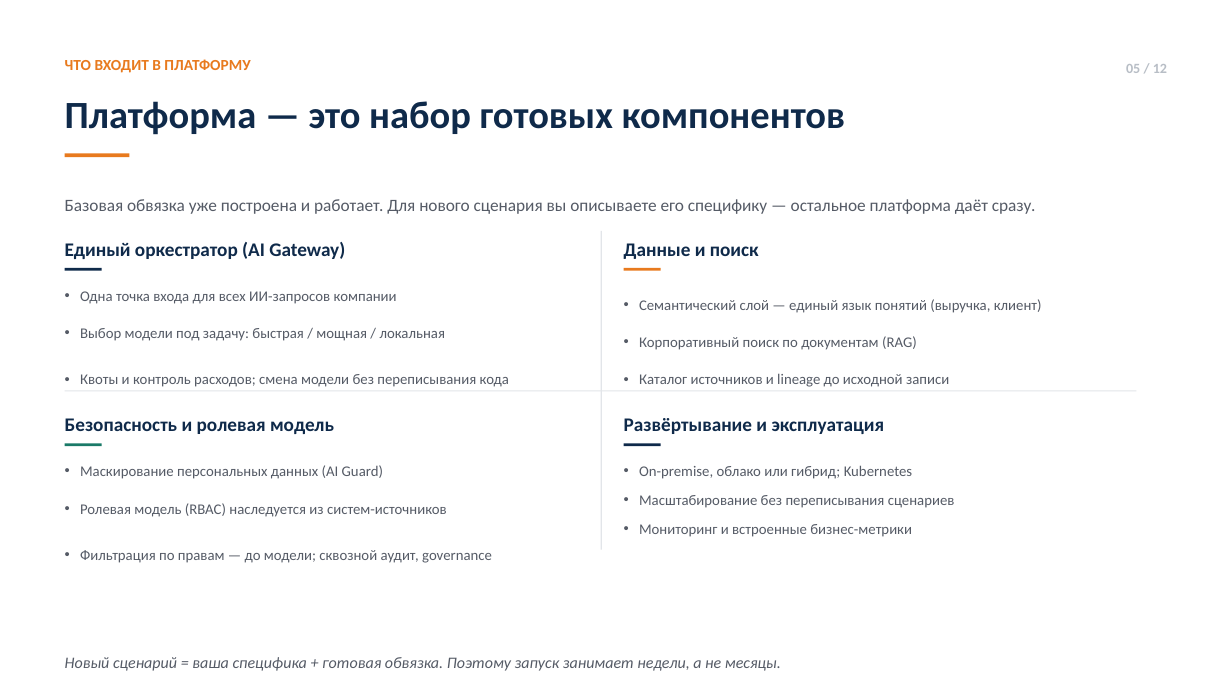
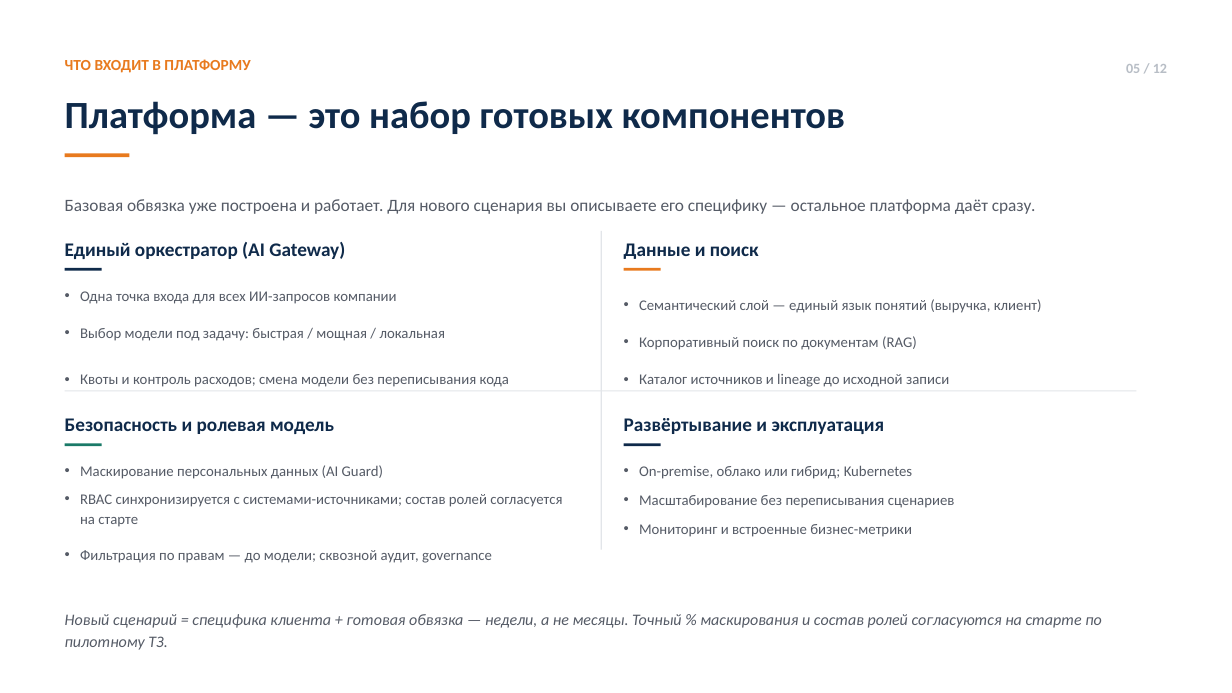
Before and after one commit to vladilslavandrosov-prog/job-RAG, a slide deck: slide 5 of docs/sales-enablement/presentation/korporativny-ai-sloy-prezentatsiya-tza-style.pptx. Drawn at 1232x693 pixels with LibreOffice and Linux fonts; fonts in the diff are those of the drawing. Boxes give left, top, right and bottom in pixels: in the first picture for what was removed or moved away, otherwise in the second. Text is boxed around its words. In the diff, an @@ line names an element or a change of style, - is before the commit and + after.

```diff
--- a/docs/sales-enablement/presentation/korporativny-ai-sloy-prezentatsiya-tza-style.pptx
+++ b/docs/sales-enablement/presentation/korporativny-ai-sloy-prezentatsiya-tza-style.pptx
@@ text at (x1=80, y1=494, x2=562, y2=527): text changed @@
-• Ролевая модель (RBAC) наследуется из систем-источников
+• RBAC синхронизируется с системами-источниками; состав ролей согласуется на старте
@@ text at (x1=65, y1=614, x2=1102, y2=650): text changed @@
-Новый сценарий = ваша специфика + готовая обвязка. Поэтому запуск занимает недели, а не месяцы.
+Новый сценарий = специфика клиента + готовая обвязка — недели, а не месяцы. Точный % маскирования и состав ролей согласуются на старте по пилотному ТЗ.
```
Also in this commit, not shown: 4 other slides changed, 6 other files.
